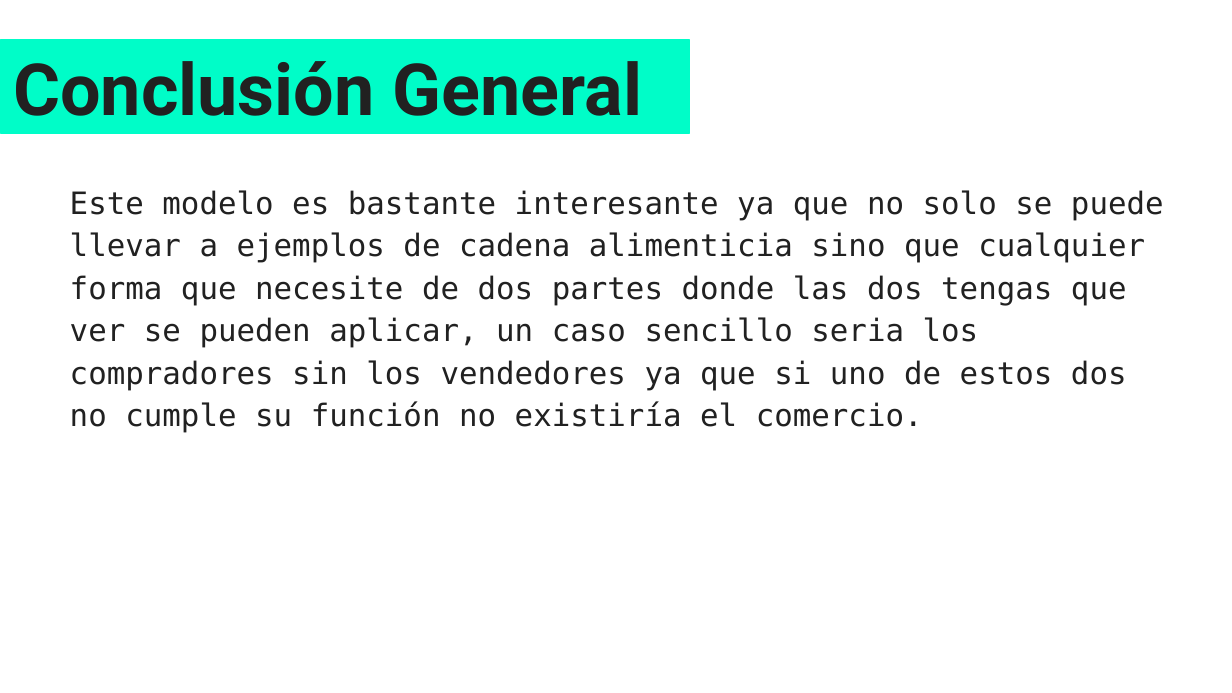
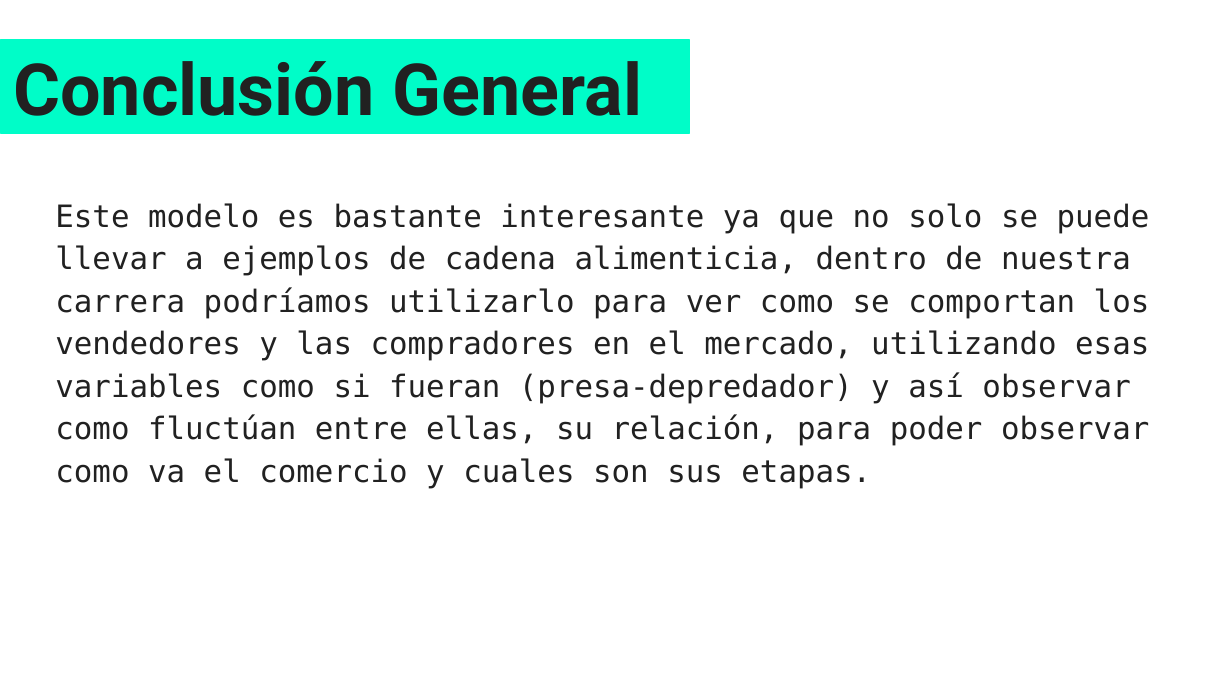
Before and after one commit to Carolina1002/proyecto_modulo3, a slide deck: slide 10 of Modelo lotka-volterra.pptx (slide 9 before the commit). Drawn at 1232x693 pixels with LibreOffice and Linux fonts; fonts in the diff are those of the drawing. Boxes give left, top, right and bottom in pixels: in the first picture for what was removed or moved away, otherwise in the second. Text is boxed around its words. In the diff, an @@ line names an element or a change of style, - is before the commit and + after.

```diff
--- a/Modelo lotka-volterra.pptx
+++ b/Modelo lotka-volterra.pptx
@@ text at bbox=[55, 203, 1150, 488]: text changed @@
-Este modelo es bastante interesante ya que no solo se puede llevar a ejemplos de cadena alimenticia sino que cualquier forma que necesite de dos partes donde las dos tengas que ver se pueden aplicar, un caso sencillo seria los compradores sin los vendedores ya que si uno de estos dos no cumple su función no existiría el comercio.
+Este modelo es bastante interesante ya que no solo se puede llevar a ejemplos de cadena alimenticia, dentro de nuestra carrera podríamos utilizarlo para ver como se comportan los vendedores y las compradores en el mercado, utilizando esas variables como si fueran (presa-depredador) y así observar como fluctúan entre ellas, su relación, para poder observar como va el comercio y cuales son sus etapas.
```
Also in this commit, not shown: 5 other slides changed, 2 slides added, 1 slide removed, 1 other file.
